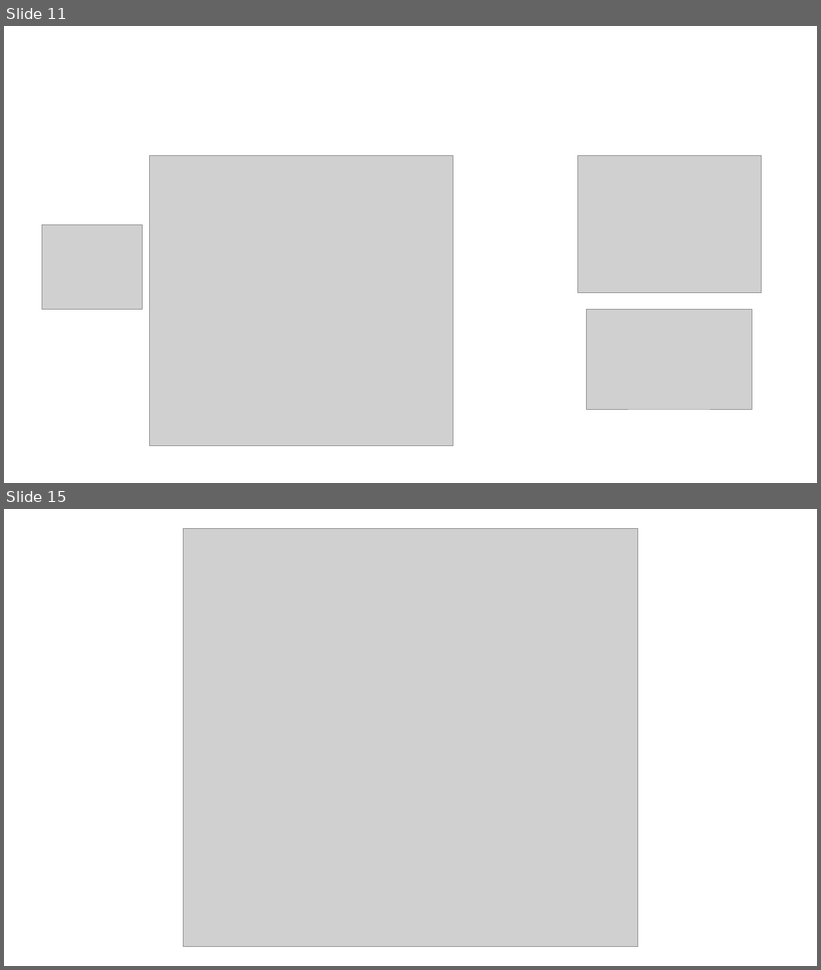
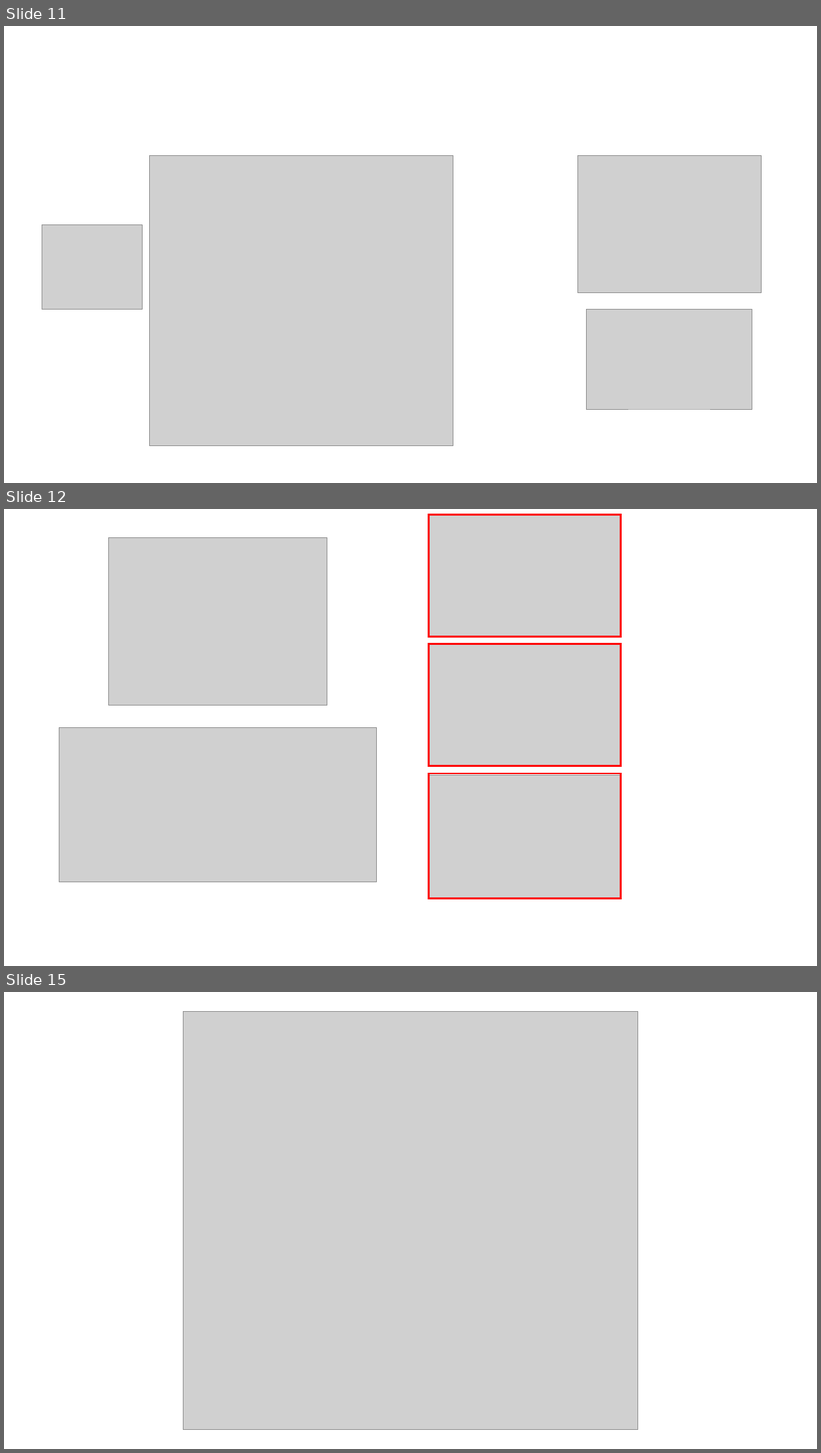
Before and after one commit to xpessoles/TP_Documents_PSI, a slide deck: 11_MaxpidE/MaxPIDE.pptx. Shown one above the other, each under a label of ours: slides 11 and 15 before the commit, slides 11, 12 and 15 after it; the slides between them are not shown. The pictures are 821x970 and 821x1453 pixels, drawn with LibreOffice and Linux fonts; fonts in the diff are those of the drawing; grey boxes stand for pictures. Boxes give left, top, right and bottom in pixels: in the first picture for what was removed or moved away, otherwise in the second. Text is boxed around its words. In the diff, an @@ line names an element or a change of style, - is before the commit and + after.

```diff
--- a/11_MaxpidE/MaxPIDE.pptx
+++ b/11_MaxpidE/MaxPIDE.pptx
@@ slide 12 added at bbox=[4, 509, 817, 966], background #FFFFFF @@
@@ picture added at bbox=[429, 514, 621, 636] @@
@@ rectangle added at bbox=[429, 514, 621, 637], outline #FF0000 2.25 pt @@
@@ picture added at bbox=[109, 537, 327, 706] @@
@@ picture added at bbox=[429, 644, 621, 767] @@
@@ rectangle added at bbox=[429, 644, 621, 766], outline #FF0000 2.25 pt @@
@@ picture added at bbox=[59, 728, 378, 883] @@
@@ picture added at bbox=[429, 775, 621, 899] @@
@@ rectangle added at bbox=[429, 774, 621, 899], outline #FF0000 2.25 pt @@
```
Also in this commit, not shown: 2 slides changed, 1 other slide added, 2 slides removed, 1 other file.
